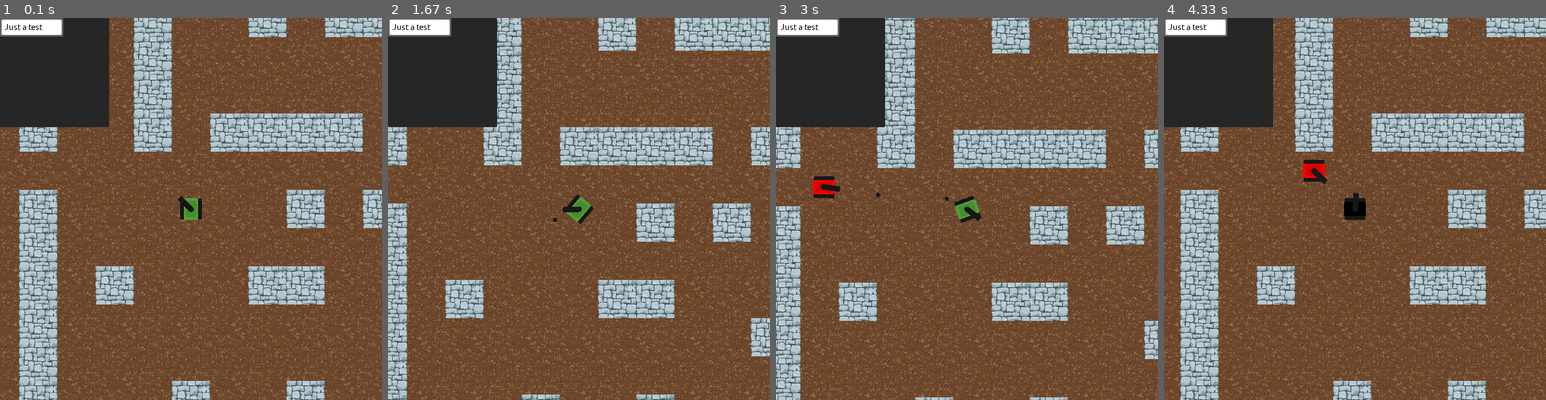
Above: before the commit, frames 1-4 (left to right).
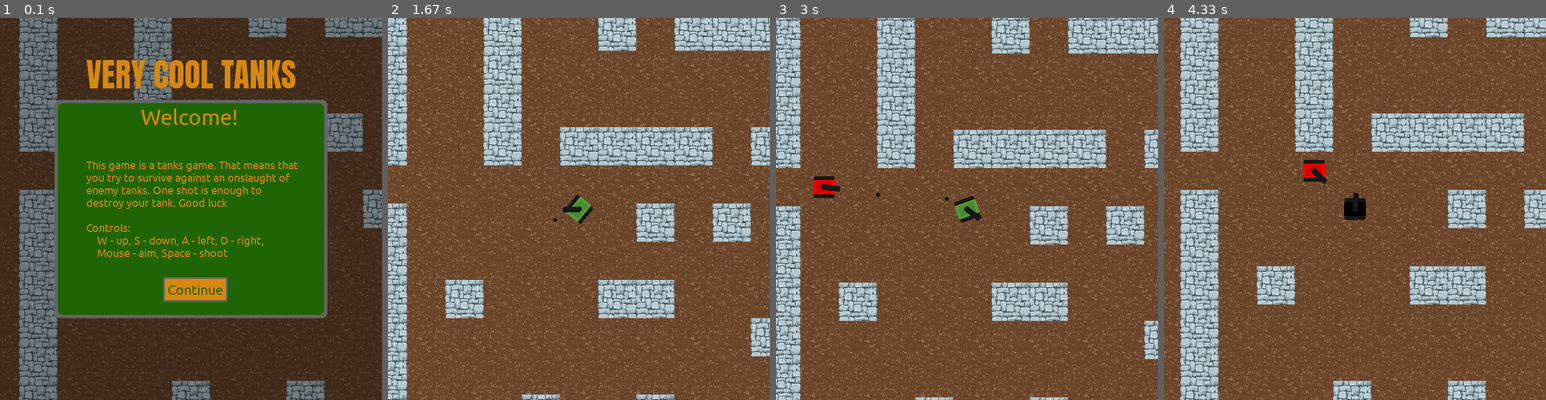
Above: after the commit, the same moments.

Repository: Camleaf/ICS3U
Game: pygame game, started from U3/main.py
The game is run twice, just before and just after one commit, with the same random seed, the same clock (stepped at 60 frames per second) and the same inputs.
Inputs (mouse positions are in pixels of both pictures, inside the frame that each line leads up to):
- Up to frame 1 (0.1 s): no input
- Up to frame 2 (1.67 s): click (582, 289) at 0.38 s; click (582, 289) at 0.72 s; hold D 1-1.47 s; move the mouse to (701, 197) at 1.03 s; tap Space at 1.07, 1.37, 1.57 s; hold W from 1.5 s (still down); move the mouse to (487, 212) at 1.53 s
- Up to frame 3 (3 s): release W at 1.8 s; hold D 1.83-2.3 s; move the mouse to (848, 151) at 1.87 s; tap Space at 1.9, 2.2, 2.4, 2.7, 2.97 s; hold A 2.33-2.87 s; move the mouse to (1024, 75) at 2.37 s; hold S from 2.9 s (still down); move the mouse to (1012, 243) at 2.93 s
- Up to frame 4 (4.33 s): release S at 3.2 s; hold A 3.23-3.63 s; move the mouse to (1362, 79) at 3.27 s; tap Space at 3.3, 3.6 s

The runs differ from the first frame. In frame 1, 99% of the frame differs, in the area x 0-100%, y 0-100%; in frame 2, 8.2%; in frame 3, 8.2%; in frame 4, 8.2%.

Commit message:
Start on adding menu to main

Diff:
--- a/U3/lib/pymenu/pymenu.py
+++ b/U3/lib/pymenu/pymenu.py
@@ -26,12 +26,11 @@
 
         self.transparency_key = transparency_key
 
-        self._default_font_filepath = os.path.join(f"{os.getcwd()}","gameFont.ttf")
+        self._default_font_file = os.path.join(f"{os.getcwd()}","gameFont.ttf")
         self.__width = width
         self.__height = height
-        self.__surf = pg.Surface([self.__width, self.__height])
-        self.__surf.set_colorkey(self.transparency_key)
-        self.__surf.fill(self.transparency_key)
+        self.__surf = pg.Surface([self.__width, self.__height],pg.SRCALPHA)
+        self.__surf.fill((0,0,0,0))
 
         self.__collidables: dict[objectID, pg.Rect] = {}
         self.__objects: dict[objectID, __Object] = {}
@@ -96,7 +95,9 @@
                 continue
 
             if object.type == "func":
-                self.__objects[ID]._func(*self.__objects[ID]._args)
+                print(*self.__objects[ID]._args)
+                if not self.__objects[ID]._func(*self.__objects[ID]._args): # if the function returns false, it means it should not update the surface
+                    return
             elif object.type == "val":
                 self.__objects[ID].activated = True if not self.__objects[ID].activated else False
             elif object.type == "textbox":
@@ -210,9 +211,8 @@
 
     def flush(self):
         """Flushes the current frame, removing all data from it. Data in stored frames are unaffected."""
-        self.__surf = pg.Surface([self.__width, self.__height])
-        self.__surf.set_colorkey(self.transparency_key)
-        self.__surf.fill(self.transparency_key)
+        self.__surf = pg.Surface([self.__width, self.__height],pg.SRCALPHA)
+        self.__surf.fill((0,0,0,0))
 
         self.__collidables: dict[objectID, pg.Rect] = {}
         self.__objects: dict[objectID, __Object] = {}
@@ -277,19 +277,23 @@
             break
     return [lines,current_line,current_width, word]
 
-def _create_multiline_text(window:Window, text:str, padding=10, size=20, width=100, color: tuple[int]=BLACK) -> pg.Surface:
+def _create_multiline_text(window:Window, text:str, padding=10, size=20, width=100, color: tuple[int]=BLACK, font_file=None) -> pg.Surface:
     """Handles creating pygame text objects automatically using pg.freetype"""
     # this won't run very much so the overhead can be greater
-    font_file = window._default_font_file
+    if font_file is None:
+        font_file = window._default_font_file
     font = pg.font.Font(font_file,size=size)
+    if width == -1:
+        width = padding//2
     surf = font.render(text,True, color, wraplength=width- padding//2)
+    surf.convert_alpha()
     return surf
 
 class __Object:
     """Default object class which all sub-objects like buttons inherit from"""
 
     def __init__(self, window, value:bool=None, text:str = '', command=None, args:tuple[Any]=None, image_path:str = ''):
-        self._image = pg.Surface([0,0])
+        self._image = pg.Surface([0,0],pg.SRCALPHA)
         self.activated = value
         self._func = command
         self._args = args
@@ -341,6 +345,8 @@
     """A label class meant for storing multiline text inheriting from __Object"""
     def __init__(self, window, text:str = '', width:int=100, text_padding:int=8, text_size:int=20, border_width:int=3, corner_radius:int=5, background_color: tuple[int] = WHITE, text_color: tuple[int] = BLACK, border_color:tuple[int] = GRAY, background_alpha:int=255, text_alpha:int=255):
         super().__init__(window, value=None, text=text, command=None, args=None)
+        self.window = window
+        self._default_font_file = self.window._default_font_file
         self.width = width
         self.text_padding = text_padding
         self.border_width = border_width
@@ -354,28 +360,32 @@
 
 
     def render(self):
-        self.text_surf = _create_multiline_text(self.window, padding=self.text_padding, text=self.text, size=self.text_size, width=self.width, color=self.text_color)
+        text_color = [x for x in self.text_color] + [self.text_alpha]
+        self.text_surf = _create_multiline_text(self.window, padding=self.text_padding, text=self.text, size=self.text_size, width=self.width, color=text_color, font_file=self._default_font_file)
         # image is absed around self.text_surf plus the text padding needed for the border
-        self._image = pg.Surface([self.width+self.text_padding*2,self.text_surf.get_rect().height+self.text_padding*2])
-        self._image.set_colorkey(self.window.transparency_key)
-        self._image.fill(self.window.transparency_key)
+        if self.width == -1:
+            self.width = self.text_surf.get_rect().width
+
+        self._image = pg.Surface([self.width+self.text_padding*2,self.text_surf.get_rect().height+self.text_padding*2],pg.SRCALPHA)
+        self._image.fill((0,0,0,0))
 
         temp_surf = self._image.copy()
+        border_color = [x for x in self.border_color] + [self.background_alpha]
+        background_color = [x for x in self.background_color] + [self.background_alpha]
+
 
         text_surf_height = self.text_surf.get_rect().height
         pg.draw.rect( # make one slightly bigger
-            temp_surf, self.border_color,
+            temp_surf, border_color,
             (0,0,self.width+self.text_padding*2,text_surf_height+self.text_padding*2),
             border_radius=self.corner_radius
         )
         pg.draw.rect(
-            temp_surf, self.background_color,
+            temp_surf, background_color,
             (self.border_width, self.border_width, self.width+self.text_padding*2-self.border_width*2,text_surf_height+self.text_padding*2-self.border_width*2),
             border_radius = self.corner_radius
         )
 
-        temp_surf.set_alpha(self.background_alpha)
-        self.text_surf.set_alpha(self.text_alpha)
         self._image.blit(temp_surf, (0,0))
         self._image.blit(self.text_surf, (self.text_padding,self.text_padding))
 
@@ -401,6 +411,7 @@
     """A textbox which the user can type in"""
     def __init__(self, window, text:str = '', width:int=100, max_rows:int=1, text_padding:int=8, text_size:int=20, bord …(185 unchanged characters)…
         super().__init__(window, value=False, text=text, command=None, args=None)
+        self._default_font_file = window._default_font_file
         self.width = width
         self.text_padding = text_padding
         self.border_width = border_width
@@ -417,33 +428,34 @@
         self.cursor_pos = len(text)
 
     def render(self):
+        text_color = [x for x in self.text_color] + [self.text_alpha]
         cursortext = self.text[:self.cursor_pos+1] + '|' + self.text[self.cursor_pos+1:] if self.activated else self.text
-        self.text_surf = _create_multiline_text(self.window, padding=self.text_padding, text=cursortext, size=self.text_size, width=self.width, color=self.text_color)
+        self.text_surf = _create_multiline_text(self.window, padding=self.text_padding, text=cursortext, size=self.text_size, width=self.width, color=text_color, font_file=self._default_font_file)
         while self.text_surf.height > self.max_height:
             self.text = self.text[:-1]
-            self.text_surf = _create_multiline_text(self.window, padding=self.text_padding, text=self.text+'|' if self.activated else self.text, size=self.text_size, width=self.width, color=self.text_color)
+            self.text_surf = _create_multiline_text(self.window, padding=self.text_padding, text=self.text+'|' if self.activated else self.text, size=self.text_size, width=self.width, color=self.text_color, font_file=self.window._default_font_file)
 
         # image is based around self.text_surf plus the text padding needed for the border
-        self._image = pg.Surface([self.width+self.text_padding*2,self.text_surf.get_rect().height+self.text_padding*2])
-        self._image.set_colorkey(self.window.transparency_key)
-        self._image.fill(self.window.transparency_key)
+        self._image = pg.Surface([self.width+self.text_padding*2,self.text_surf.get_rect().height+self.text_padding*2],pg.SRCALPHA)
+        self._image.fill((0,0,0,0))
 
         temp_surf = self._image.copy()
+        border_color = [x for x in self.border_color] + [self.background_alpha]
+        background_color = [x for x in self.background_color] + [self.background_alpha]
 
 
         text_surf_height = self.text_surf.get_rect().height
         pg.draw.rect( # make one slightly bigger
-            temp_surf, self.border_color,
+            temp_surf, border_color,
             (0,0,self.width+self.text_padding*2,text_surf_height+self.text_padding*2),
             border_radius=self.corner_radius
         )
         pg.draw.rect(
-            temp_surf, self.background_color,
+            temp_surf, background_color,
             (self.border_width, self.border_width, self.width+self.text_padding*2-self.border_width*2,text_surf_height+self.text_padding*2-self.border_width*2),
             border_radius = self.corner_radius
         )
-        temp_surf.set_alpha(self.background_alpha)
-        self.text_surf.set_alpha(self.text_alpha)
+
         self._image.blit(temp_surf, (0,0))
         self._image.blit(self.text_surf, (self.text_padding,self.text_padding))
 
@@ -466,9 +478,8 @@
     def render(self):
 
         # redefine image in case of any state changes
-        self._image = pg.Surface([self.width,self.height])
-        self._image.set_colorkey(self.window.transparency_key)
-        self._image.fill(self.window.transparency_key)
+        self._image = pg.Surface([self.width,self.height],pg.SRCALPHA)
+        self._image.fill((0,0,0,0))
 
         pg.draw.rect( # make one slightly bigger
             self._image, self.border_color,
@@ -506,23 +517,23 @@
 
 
     def render(self):
-        self._image = pg.Surface([self.width,self.height])
-        self._image.set_colorkey(self.window.transparency_key)
-        self._image.fill(self.window.transparency_key)
+        self._image = pg.Surface([self.width,self.height],pg.SRCALPHA)
+        self._image.fill((0,0,0,0))
         # I could do this more efficiently but it's a template for the others where I can't
-        temp_surf = pg.Surface([self.width,self.height])
-        temp_surf.set_colorkey(self.window.transparency_key)
-        temp_surf.fill(self.window.transparency_key)
+        temp_surf = self._image.copy()
+
+        border_color = [x for x in self.border_color] + [self.alpha]
+        background_color = [x for x in self.background_color] + [self.alpha]
 
         pg.draw.rect( # make one slightly bigger
-            temp_surf, self.border_color,
+            temp_surf, border_color,
             (0,0,self.width,self.height),
             border_radius=self.corner_radius
         )
         pg.draw.rect(
-            temp_surf, self.background_color,
+            temp_surf, background_color,
             (self.border_width, self.border_width, self.width-self.border_width*2,self.height-self.border_width*2),
             border_radius = self.corner_radius
         )
-        temp_surf.set_alpha(self.alpha)
+
         self._image.blit(temp_surf,(0,0))
--- a/U3/main.py
+++ b/U3/main.py
@@ -23,6 +23,19 @@
 # init pygame
 pg.init()
 
+# functions for menu
+
+class PauseControl:
+    def __init__(self):
+        self.interrupt_menu_active = False
+    def time_control(self, on_off:bool):
+        if on_off:
+            self.interrupt_menu_active = True
+        else:
+            self.interrupt_menu_active = False
+pause_control = PauseControl()
+
+
 # classes
 screen = Screen(DISPLAY_BASE,DISPLAY_HEIGHT, GAME_BASE, GAME_HEIGHT)
 clock = pg.time.Clock()
@@ -32,7 +45,7 @@
 player_container = Create_Container(player)
 enemies = Enemies(5,40,40,GAME_BASE, GAME_HEIGHT,DISPLAY_BASE, DISPLAY_HEIGHT, walls, player.camera_x, player.camera_y, 15)
 player.create_magazine(walls)
-menu = Menu(GAME_BASE, GAME_HEIGHT)
+menu = Menu(GAME_BASE, GAME_HEIGHT, pause_control)
 
 # Threads
 in_range_walls = threading.Thread(target = player.get_in_range_walls, args = (walls,))
@@ -48,7 +61,6 @@
 frames_num = 1
 tick = 0
 player_shot_cooldown = 0
-menu_active = 0
 
 while True:
 
@@ -57,6 +69,13 @@
             player.is_alive = False
             pg.quit()
             sys.exit()
+        if event.type == pg.MOUSEBUTTONDOWN:
+            menu.window.mouseInteraction(pg.mouse.get_pos())
+        # If i end up needing text I'll add it then
+
+
+
+
 
     screen.fill(BLACK)
 
@@ -86,11 +105,11 @@
 
 
 
-
-    player.move(x_vector,y_vector, enemies.units)
-    enemies.check_shots(tick)
-    player.magazine.update_bullets(enemies,player)
-    enemies.move(player)
+    if not pause_control.interrupt_menu_active:
+        player.move(x_vector,y_vector, enemies.units)
+        enemies.check_shots(tick)
+        player.magazine.update_bullets(enemies,player)
+        enemies.move(player)
     # run all the time
     screen.render(player, player_container, walls, enemies, menu)
 
--- a/U3/utils/display/colours.py
+++ b/U3/utils/display/colours.py
@@ -7,6 +7,8 @@
 OFF_YELLOW = (156, 156, 156)
 PICKLE_GREEN = (86, 156, 61)
 DARK_PICKLE_GREEN = (71, 141, 46)
+VERY_DARK_PICKLE_GREEN = (31, 101, 6)
 DARK_RED = (210, 0, 0)
 OFF_BLACK = (23,23,23)
 OFF_GREY = (101,101,100)
+LIGHT_ORANGE = (214, 135, 17)
--- a/U3/utils/display/main.py
+++ b/U3/utils/display/main.py
@@ -10,7 +10,7 @@
     """Class which contains all display-related functions, such as outputting"""
     def __init__(self, DISPLAY_BASE, DISPLAY_HEIGHT, GAME_BASE, GAME_HEIGHT):
         """Takes DISPLAY_BASE and DISPLAY_HEIGHT and uses them as width and height respectively for the Display"""
-        self.DISPLAY= pg.display.set_mode((DISPLAY_BASE,DISPLAY_HEIGHT))
+        self.DISPLAY= pg.display.set_mode((DISPLAY_BASE,DISPLAY_HEIGHT),pg.SRCALPHA)
         self.DISPLAY_BASE = DISPLAY_BASE
         self.DISPLAY_HEIGHT = DISPLAY_HEIGHT
         self.GAME_BASE = GAME_BASE
--- a/U3/utils/menu/frames.py
+++ b/U3/utils/menu/frames.py
@@ -2,18 +2,69 @@
 from ..display.colours import *
 from lib.pymenu import pymenu as mu
 
-def create_frames(window:mu.Window):
+import os
+
+def create_frames(window:mu.Window, menu, GAME_BASE,GAME_HEIGHT):
     """Creates all frames used in the game"""
+    # ingame screen
 
-    # starting frame INCOMPLETE
 
-    background = mu.Background(window, width=200, height=200, border_width=3, corner_radius=2,background_color=BLACK,border_color=BLACK,alpha=160)
-    window.pack(background, (0,0), ID="background")
+    window.save_frame("ingame",flush=True)
 
-    grid = mu.Grid(columns=1, rows=1, columnwidth=100,rowheight=100)
 
-    label = mu.Label(window, "Just a test", width=100, text_size=15, border_width=3, corner_radius=2)
-    grid.pack(label, row=0, column=0, columnspan=1, ID="Test")
 
-    window.pack(grid, (0,0))
-    window.save_frame("start",flush=True)
+    # Welcome Screen
+
+    background = mu.Background(window, width=GAME_BASE, height=GAME_HEIGHT, border_width=3, corner_radius=2,background_color=BLACK,border_color=BLACK,alpha=100)
+    window.pack(background, (0,0))
+
+    background = mu.Background(window, width=500, height=400, border_width=6, corner_radius=10,background_color=VERY_DARK_PICKLE_GREEN,border_color=OFF_GREY,alpha=255)
+    window.pack(background, (100,150))
+
+    grid = mu.Grid(columns=10, rows=10, columnwidth=50,rowheight=50)
+
+    window.set_font_file(os.path.join(f'{os.getcwd()}','assets','titleFont.ttf')) # switch to title font for the title
+
+    label = mu.Label(window, "VERY COOL TANKS", width=1000, text_size=60, text_color=LIGHT_ORANGE,background_alpha=0)
+    grid.pack(label, row=0, column=1, columnspan=8, ID="Title")
+
+    window.set_font_file(os.path.join(f'{os.getcwd()}','assets','gameFont.ttf'))
+
+    label = mu.Label(window, "Welcome!", width=200, text_size=40, border_width=0, text_color=LIGHT_ORANGE, background_alpha=0)
+    grid.pack(label, row=2, column=3, columnspan=8, ID="WelcomeLabel")
+
+    label = mu.Label(window,
+'''This game is a tanks game. That means that you try to survive against an onslaught of enemy tanks. One shot is enough to destroy your tank. Good luck\n\nControls: \n    W - up, S - down, A - left, D - right, \n    Mouse - aim, Space - shoot\n\n''',
+                    width=400,
+                    text_size=20,
+                    text_color=LIGHT_ORANGE,
+                    background_alpha=0
+    )
+    grid.pack(label,row=4,column=1,columnspan=8, ID="DescriptionText")
+
+    button = mu.Button(window, "Continue", command=menu.switch_frame, args=("main",), width=-1, text_size=25, border_width=3, corner_radius=2, border_color=OFF_GREY, background_color=LIGHT_ORANGE, text_color=VERY_DARK_PICKLE_GREEN)
+    window.pack(button, (299,475), ID="ContinueButton") # I did this one manually because of the custom width fit
+
+
+    window.pack(grid, (100,50))
+    window.save_frame("welcome",flush=True)
+
+
+
+
+    ### Main Menu
+
+    background = mu.Background(window, width=GAME_BASE, height=GAME_HEIGHT, border_width=3, corner_radius=2,background_color=BLACK,border_color=BLACK,alpha=100)
+    window.pack(background, (0,0))
+
+    background = mu.Background(window, width=500, height=400, border_width=6, corner_radius=10,background_color=VERY_DARK_PICKLE_GREEN,border_color=OFF_GREY,alpha=255)
+    window.pack(background, (100,150))
+
+    grid = mu.Grid(columns=10, rows=10, columnwidth=50,rowheight=50)
+
+    button = mu.Button(window, "Play", command=menu.enter_game, args=tuple(), width=-1, text_size=25, border_width=3, corner_radius=2, border_color=OFF_GREY, background_color=LIGHT_ORANGE, text_color=VERY_DARK_PICKLE_GREEN)
+    window.pack(button, (327,475), ID="Playbutton")
+
+
+    window.pack(grid, (100,50))
+    window.save_frame("main", flush=True)
--- a/U3/utils/menu/main.py
+++ b/U3/utils/menu/main.py
@@ -9,15 +9,24 @@
 
 class Menu:
     """Menu container which uses Pymenu to create a dynamic menu screen"""
-    def __init__(self, GAME_BASE, GAME_HEIGHT):
+    def __init__(self, GAME_BASE, GAME_HEIGHT, pause_control):
 
         self.window = mu.Window(GAME_BASE,GAME_HEIGHT, OFF_GREY)
-        self.window.set_font_file(os.path.join(f'{os.getcwd()}','lib','pymenu','gameFont.ttf'))
-        create_frames(self.window)
+        self.window.set_font_file(os.path.join(f'{os.getcwd()}','assets','gameFont.ttf'))
+        create_frames(self.window,self, GAME_BASE,GAME_HEIGHT)
+        self.pause_control = pause_control
 
+        self.window.load_frame("welcome")
 
-        self.window.load_frame("start")
+    def switch_frame(self,target_frame):
 
+        self.window.load_frame(target_frame)
+        return False
+
+    def enter_game(self):
+        self.pause_control.time_control(False)
+        self.switch_frame("ingame")
+        return False
 
     def render(self, DISPLAY: pg.Surface):
         DISPLAY.blit(self.surface())
Renamed: U3/lib/pymenu/gameFont.ttf -> U3/assets/gameFont.ttf
Binary file added: U3/assets/titleFont.ttf
Not shown, changed: U3/lib/pymenu/Readme.md
